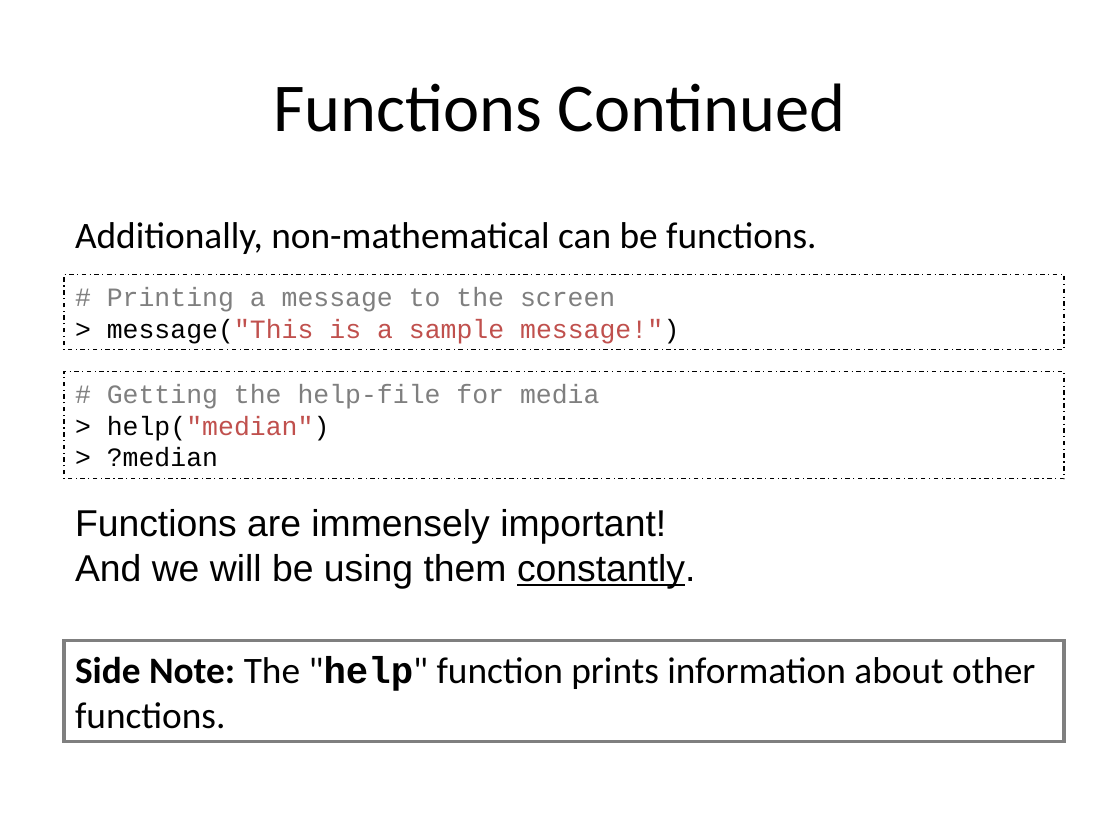
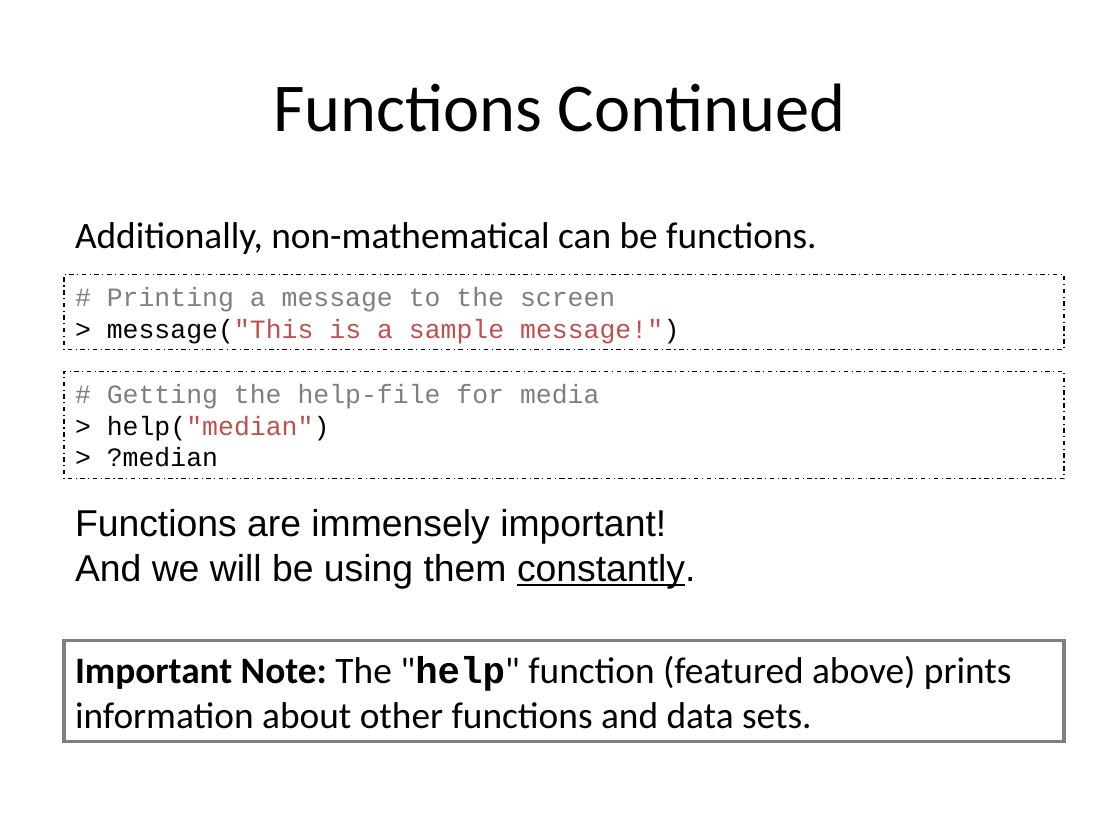
Before and after one commit to IQSS/Zelig4-Documentation, a slide deck: slide 12 of R-and-Stastics/R and Statistics.pptx (slide 13 before the commit). Drawn at 1120x840 pixels with LibreOffice and Linux fonts; fonts in the diff are those of the drawing. Boxes give left, top, right and bottom in pixels: in the first picture for what was removed or moved away, otherwise in the second. Text is boxed around its words. In the diff, an @@ line names an element or a change of style, - is before the commit and + after.

```diff
--- a/R-and-Stastics/R and Statistics.pptx
+++ b/R-and-Stastics/R and Statistics.pptx
@@ text in rectangle at (75, 656, 1012, 729): text changed @@
-Side Note: The "help" function prints information about other functions.
+Important Note: The "help" function (featured above) prints information about other functions and data sets.
```
Also in this commit, not shown: 16 other slides changed, 2 slides added, 4 slides removed, 2 other files.
